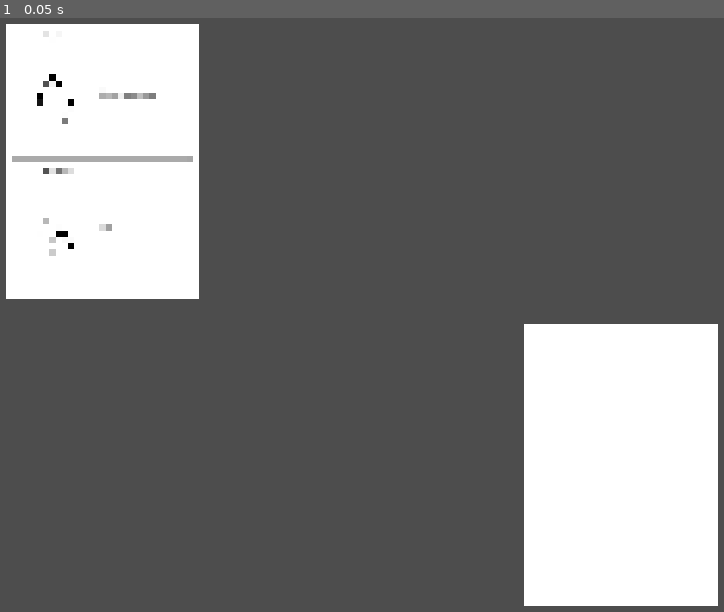
Above: before the commit, frame 1.
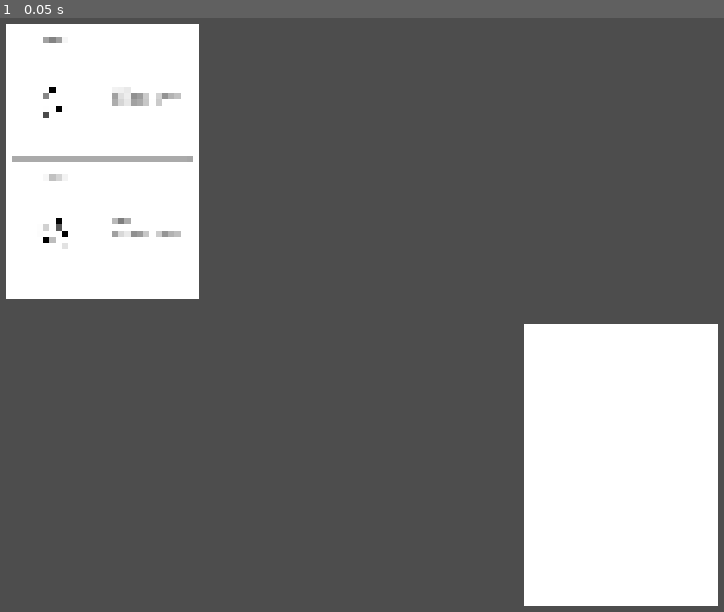
Above: after the commit, the same moment.

Repository: Paraldos/rpg-cards
Game: Godot game, scene res://content.tscn
Two runs of this game, one before a commit and one after it. Both use one fixed random seed, a clock stepped at 60 frames per second and the inputs below. This scene is started directly instead of the project's main scene.
Inputs:
- Up to frame 1 (0.05 s): no input

The runs differ from the first frame. In frame 1, 0.6% of the frame differs, in the area x 5-25%, y 2-41%.

Commit message:
added abilities

Diff:
--- /dev/null
+++ b/abilities/ability.gd
@@ -0,0 +1,21 @@
+extends Resource
+class_name Ability
+
+enum Cost {
+	PASSIVE,
+	EXHAUST_THIS_CARD,
+	EXHAUST_ANY_CARD
+}
+
+const COST_TEXTS := {
+	Cost.PASSIVE: "Passiv",
+	Cost.EXHAUST_THIS_CARD: "Erschöpfe diese Karte",
+	Cost.EXHAUST_ANY_CARD: "Erschöpfe irgendeine Karte"
+}
+
+@export var title := ""
+@export var cost: Cost = Cost.PASSIVE
+@export_multiline var description := ""
+
+func get_cost_text() -> String:
+	return COST_TEXTS[cost]
--- /dev/null
+++ b/abilities/ability_display.gd
@@ -0,0 +1,12 @@
+extends PanelContainer
+
+@onready var title: Label = %Title
+@onready var cost: Label = %Cost
+@onready var description: Label = %Description
+
+@export var ability : Ability
+
+func _update():
+	title.text = ability.title
+	cost.text = ability.get_cost_text()
+	description.text = ability.description
--- /dev/null
+++ b/abilities/ability_display.tscn
@@ -0,0 +1,51 @@
+[gd_scene format=3 uid="uid://b786uabnbl0m2"]
+
+[ext_resource type="Theme" uid="uid://boyufawc1em0m" path="res://base_theme.tres" id="1_ewlf4"]
+[ext_resource type="Script" uid="uid://l2j076htffxx" path="res://abilities/ability_display.gd" id="2_hxx7r"]
+[ext_resource type="Resource" uid="uid://yoa6b88jexjk" path="res://abilities/rage.tres" id="3_mqe4f"]
+
+[sub_resource type="StyleBoxFlat" id="StyleBoxFlat_50yph"]
+content_margin_left = 15.0
+content_margin_top = 15.0
+content_margin_right = 15.0
+content_margin_bottom = 15.0
+bg_color = Color(1, 1, 1, 0)
+border_width_left = 5
+border_width_top = 2
+border_width_right = 5
+border_width_bottom = 2
+border_color = Color(0, 0, 0, 1)
+corner_radius_top_left = 15
+corner_radius_top_right = 15
+corner_radius_bottom_right = 15
+corner_radius_bottom_left = 15
+
+[node name="AbilityDisplay" type="PanelContainer" unique_id=1482443341]
+offset_right = 585.0
+offset_bottom = 151.0
+theme = ExtResource("1_ewlf4")
+theme_override_styles/panel = SubResource("StyleBoxFlat_50yph")
+script = ExtResource("2_hxx7r")
+ability = ExtResource("3_mqe4f")
+
+[node name="VBoxContainer" type="VBoxContainer" parent="." unique_id=1888488429]
+layout_mode = 2
+theme_override_constants/separation = 10
+
+[node name="Title" type="Label" parent="VBoxContainer" unique_id=508165719]
+unique_name_in_owner = true
+layout_mode = 2
+theme_override_font_sizes/font_size = 25
+text = "Headline"
+uppercase = true
+
+[node name="Cost" type="Label" parent="VBoxContainer" unique_id=1965553673]
+unique_name_in_owner = true
+layout_mode = 2
+text = "Kostet: Test"
+
+[node name="Description" type="Label" parent="VBoxContainer" unique_id=1745180408]
+unique_name_in_owner = true
+layout_mode = 2
+text = "text text text text text text text text text text text text text text text text text text text text text text text text "
+autowrap_mode = 3
--- /dev/null
+++ b/abilities/rage.tres
@@ -0,0 +1,9 @@
+[gd_resource type="Resource" script_class="Ability" format=3 uid="uid://yoa6b88jexjk"]
+
+[ext_resource type="Script" uid="uid://6aggftk6n70f" path="res://abilities/ability.gd" id="1_bar0f"]
+
+[resource]
+script = ExtResource("1_bar0f")
+title = "Rage"
+description = "Erhalte einen Vorteil auf eine beliebige Stärke Probe."
+metadata/_custom_type_script = "uid://6aggftk6n70f"
--- a/base_theme.tres
+++ b/base_theme.tres
@@ -2,7 +2,12 @@
 
 [ext_resource type="FontFile" uid="uid://3w1m0n3hd7ea" path="res://Baby Doll.otf" id="1_6qegq"]
 
+[sub_resource type="StyleBoxLine" id="StyleBoxLine_0kc5u"]
+thickness = 4
+vertical = true
+
 [resource]
 default_font = ExtResource("1_6qegq")
-default_font_size = 25
+default_font_size = 20
 Label/colors/font_color = Color(0, 0, 0, 1)
+VSeparator/styles/separator = SubResource("StyleBoxLine_0kc5u")
--- /dev/null
+++ b/character_sheet/barbar.tres
@@ -0,0 +1,12 @@
+[gd_resource type="Resource" script_class="CharacterClass" format=3 uid="uid://6xfdixxl0hqw"]
+
+[ext_resource type="Script" uid="uid://6aggftk6n70f" path="res://abilities/ability.gd" id="1_qphqm"]
+[ext_resource type="Texture2D" uid="uid://ddwfjphsifm0e" path="res://barbar.jpg" id="2_w12rw"]
+[ext_resource type="Script" uid="uid://4428p6trdevq" path="res://character_sheet/character_class.gd" id="3_obdxi"]
+
+[resource]
+script = ExtResource("3_obdxi")
+title = "Barbar"
+max_health = 5
+img = ExtResource("2_w12rw")
+metadata/_custom_type_script = "uid://4428p6trdevq"
--- a/character_sheet/character_class.gd
+++ b/character_sheet/character_class.gd
@@ -1,5 +1,7 @@
 extends Resource
 class_name CharacterClass
 
-@export var title = "Barbar"
+@export var title = ""
 @export var max_health = 4
+@export var img = Texture2D
+@export var abilities : Array[Ability]
--- a/character_sheet/character_sheet.gd
+++ b/character_sheet/character_sheet.gd
@@ -1,4 +1,12 @@
 @tool
 extends PanelContainer
 
-@export var char : CharacterClass
+@onready var title: Label = %Title
+@onready var img: TextureRect = %Img
+
+@export var character_class : CharacterClass
+
+func _update():
+	if character_class is not CharacterClass: return
+	title.text = character_class.title
+	img.texture = character_class.img
--- a/character_sheet/character_sheet.tscn
+++ b/character_sheet/character_sheet.tscn
@@ -1,13 +1,16 @@
 [gd_scene format=3 uid="uid://br0vj20ghj2ej"]
 
 [ext_resource type="Script" uid="uid://d08thar1qf2wx" path="res://character_sheet/character_sheet.gd" id="1_g6x8y"]
-[ext_resource type="Texture2D" uid="uid://ddwfjphsifm0e" path="res://maxresdefault.jpg" id="1_jum52"]
+[ext_resource type="Theme" uid="uid://boyufawc1em0m" path="res://base_theme.tres" id="1_u3tpo"]
+[ext_resource type="Texture2D" uid="uid://ddwfjphsifm0e" path="res://barbar.jpg" id="2_g6x8y"]
+[ext_resource type="Resource" uid="uid://6xfdixxl0hqw" path="res://character_sheet/barbar.tres" id="2_ldr68"]
+[ext_resource type="PackedScene" uid="uid://b786uabnbl0m2" path="res://abilities/ability_display.tscn" id="5_fc5gk"]
 
 [sub_resource type="StyleBoxFlat" id="StyleBoxFlat_0kc5u"]
 content_margin_left = 25.0
-content_margin_top = 25.0
+content_margin_top = 50.0
 content_margin_right = 25.0
-content_margin_bottom = 25.0
+content_margin_bottom = 50.0
 bg_color = Color(1, 1, 1, 1)
 border_width_left = 4
 border_width_top = 4
@@ -23,39 +26,42 @@
 custom_minimum_size = Vector2(1114, 814)
 offset_right = 429.0
 offset_bottom = 123.0
+theme = ExtResource("1_u3tpo")
 theme_override_styles/panel = SubResource("StyleBoxFlat_0kc5u")
 script = ExtResource("1_g6x8y")
+character_class = ExtResource("2_ldr68")
 
 [node name="HBoxContainer" type="HBoxContainer" parent="." unique_id=264053261]
 layout_mode = 2
+theme_override_constants/separation = 50
 
 [node name="VBoxContainer2" type="VBoxContainer" parent="HBoxContainer" unique_id=1932449270]
 layout_mode = 2
 size_flags_horizontal = 3
 
-[node name="Label" type="Label" parent="HBoxContainer/VBoxContainer2" unique_id=55278382]
+[node name="Title" type="Label" parent="HBoxContainer/VBoxContainer2" unique_id=55278382]
+unique_name_in_owner = true
 layout_mode = 2
 theme_override_font_sizes/font_size = 50
-text = "Barbar"
+text = "Klasse"
 horizontal_alignment = 1
 
-[node name="TextureRect" type="TextureRect" parent="HBoxContainer/VBoxContainer2" unique_id=411105347]
+[node name="Img" type="TextureRect" parent="HBoxContainer/VBoxContainer2" unique_id=411105347]
+unique_name_in_owner = true
 layout_mode = 2
 size_flags_horizontal = 3
 size_flags_vertical = 3
-texture = ExtResource("1_jum52")
+texture = ExtResource("2_g6x8y")
 expand_mode = 1
 stretch_mode = 5
+
+[node name="VSeparator" type="VSeparator" parent="HBoxContainer" unique_id=711721444]
+layout_mode = 2
 
 [node name="VBoxContainer" type="VBoxContainer" parent="HBoxContainer" unique_id=870799324]
 layout_mode = 2
 size_flags_horizontal = 3
 size_flags_vertical = 4
 
-[node name="Label" type="Label" parent="HBoxContainer/VBoxContainer" unique_id=1274315794]
+[node name="AbilityDisplay" parent="HBoxContainer/VBoxContainer" unique_id=1482443341 instance=ExtResource("5_fc5gk")]
 layout_mode = 2
-text = "Rage"
-
-[node name="Label2" type="Label" parent="HBoxContainer/VBoxContainer" unique_id=394957198]
-layout_mode = 2
-text = "Erschöpfe irgendeine Karte"
Not shown, added: abilities/ability.gd.uid
Not shown, added: abilities/ability_display.gd.uid
Renamed: maxresdefault.jpg -> barbar.jpg
Not shown, changed: barbar.jpg.import
